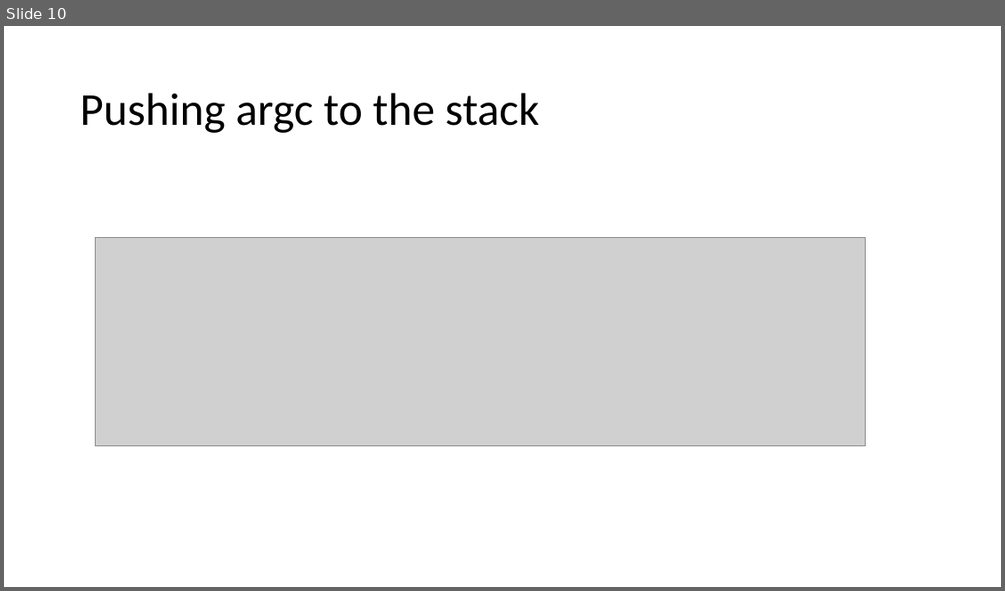
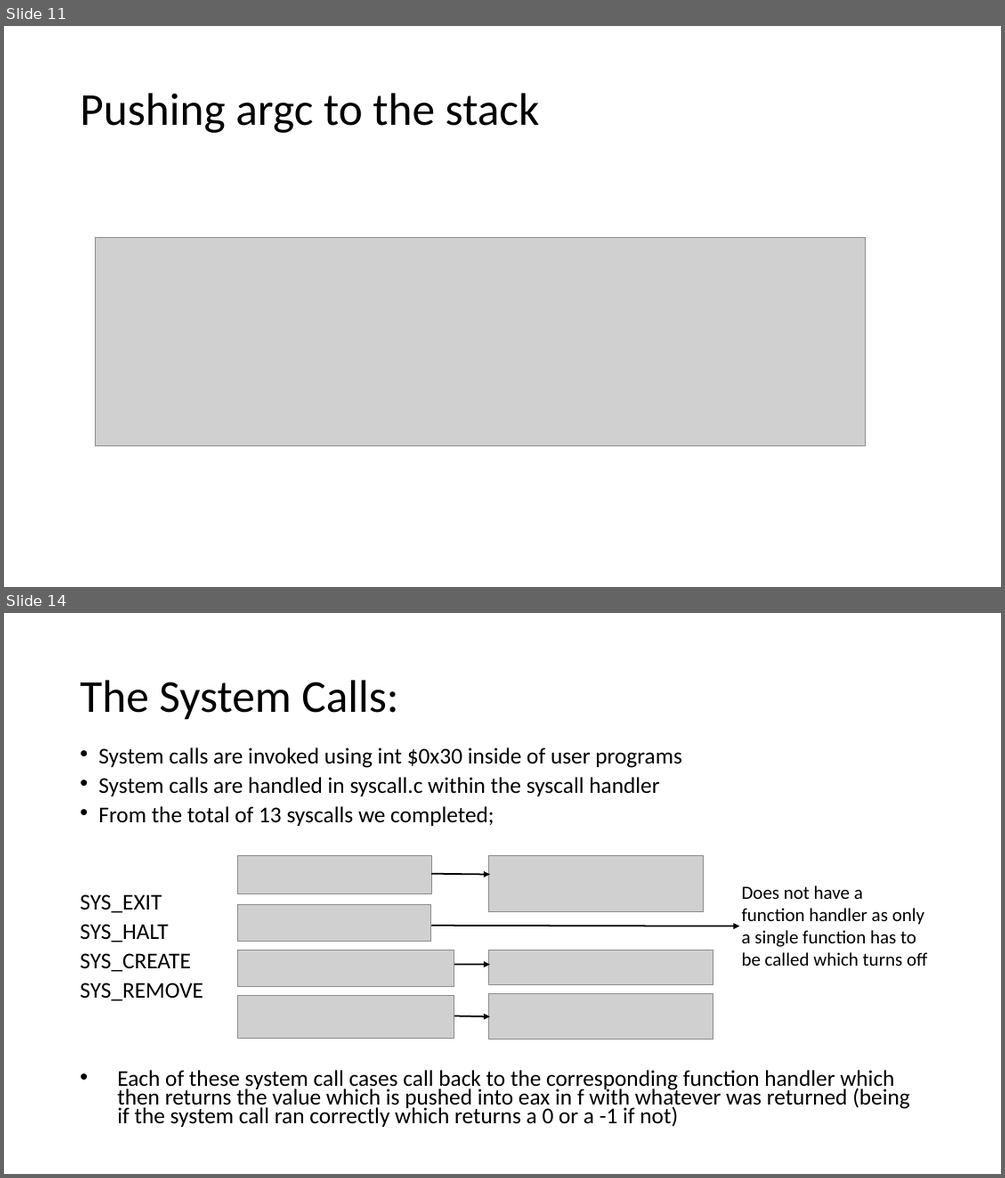
Before and after one commit to josephcf166/Operating-Systems-Project, a slide deck: OS.pptx. Shown one above the other, each under a label of ours: slide 10 before the commit, slides 11 and 14 after it; the slides between them are not shown. The pictures are 1005x591 and 1005x1178 pixels, drawn with LibreOffice and Linux fonts; fonts in the diff are those of the drawing; grey boxes stand for pictures. Boxes give left, top, right and bottom in pixels: in the first picture for what was removed or moved away, otherwise in the second. Text is boxed around its words. In the diff, an @@ line names an element or a change of style, - is before the commit and + after.

```diff
--- a/OS.pptx
+++ b/OS.pptx
@@ slide 14 added at box(4, 613, 1001, 1174), background #FFFFFF @@
@@ title added at box(80, 680, 398, 720), 44 pt, text #000000 @@
+The System Calls:
@@ text added at box(80, 747, 910, 1127), 21.7 pt, text #000000 @@
+• System calls are invoked using int $0x30 inside of user programs
+• System calls are handled in syscall.c within the syscall handler
+• From the total of 13 syscalls we completed;
+SYS_EXIT
+SYS_HALT
+SYS_CREATE
+SYS_REMOVE
+• Each of these system call cases call back to the corresponding function handler which then returns the value which is pushed into eax in f with whatever was returned (being if the system call ran correctly which returns a 0 or a -1 if not)
@@ picture added at box(238, 855, 432, 894) @@
@@ arrow added from (432, 873) to (490, 874), #000000 1.5 pt @@
@@ picture added at box(489, 855, 704, 912) @@
@@ picture added at box(238, 905, 431, 941) @@
@@ text added at box(742, 885, 927, 965), 18 pt, text #000000 @@
+Does not have a function handler as only a single function has to be called which turns off
@@ arrow added from (432, 925) to (740, 926), #000000 1.5 pt @@
@@ picture added at box(238, 949, 454, 986) @@
@@ picture added at box(489, 950, 713, 985) @@
@@ arrow added from (454, 965) to (490, 965), #000000 1.5 pt @@
@@ picture added at box(238, 995, 454, 1038) @@
@@ picture added at box(489, 994, 713, 1038) @@
@@ arrow added from (454, 1016) to (490, 1017), #000000 1.5 pt @@
@@ what was slide 10 is now slide 11 @@
```
Also in this commit, not shown: 1 slide changed, 1 other slide added.
